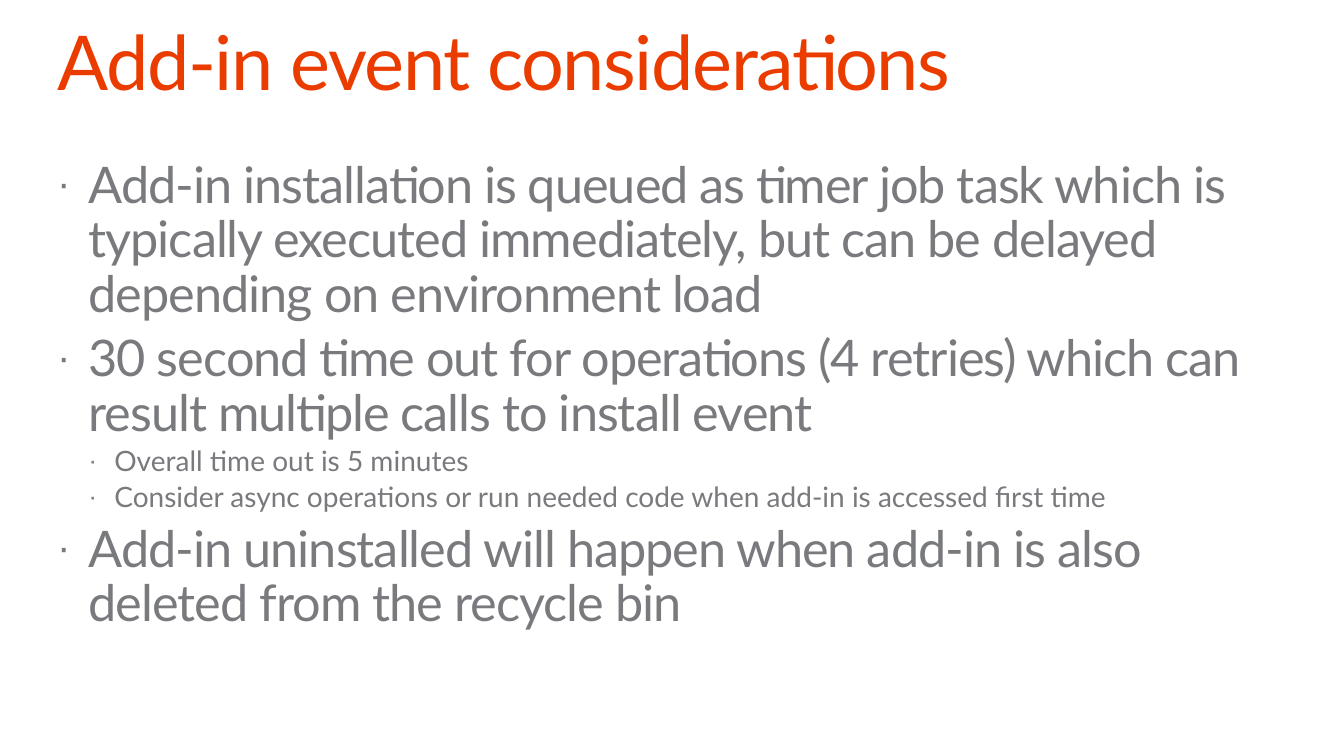
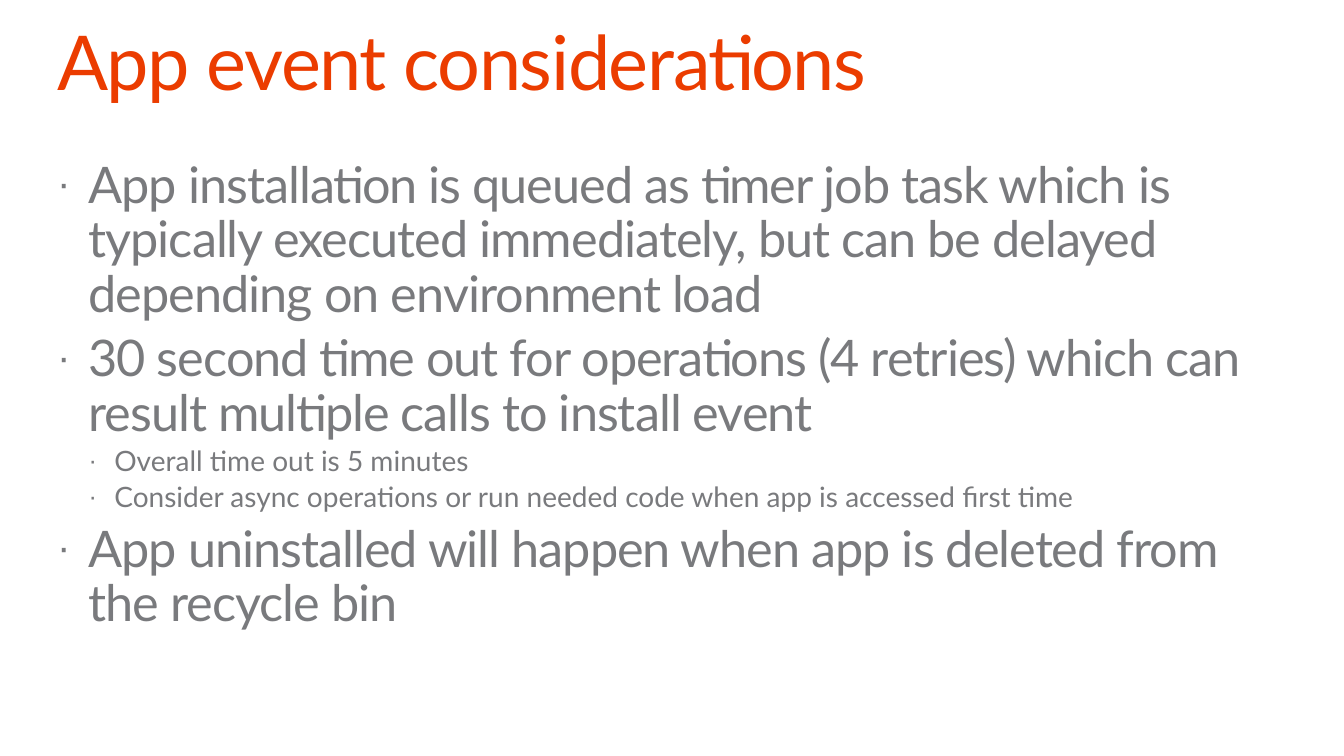
Before and after one commit to OfficeDev/TrainingContent, a slide deck: slide 32 of O3658/05 Using Remote Event Receivers and Remote Timer Jobs/5_RemoteTimersEvents.pptx. Drawn at 1344x756 pixels with LibreOffice and Linux fonts; fonts in the diff are those of the drawing; background and template pictures are left out. Boxes give left, top, right and bottom in pixels: in the first picture for what was removed or moved away, otherwise in the second. Text is boxed around its words. In the diff, an @@ line names an element or a change of style, - is before the commit and + after.

```diff
--- a/O3658/05 Using Remote Event Receivers and Remote Timer Jobs/5_RemoteTimersEvents.pptx
+++ b/O3658/05 Using Remote Event Receivers and Remote Timer Jobs/5_RemoteTimersEvents.pptx
@@ title at (x1=57, y1=34, x2=867, y2=103): text changed @@
-Add-in event considerations
+App event considerations
@@ text at (x1=89, y1=166, x2=1171, y2=320): text changed @@
-· Add-in installation is queued as timer job task which is typically executed immediately, but can be delayed depending on environment load
+· App installation is queued as timer job task which is typically executed immediately, but can be delayed depending on environment load
@@ text at (x1=89, y1=486, x2=1219, y2=630): text changed @@
-  · Consider async operations or run needed code when add-in is accessed first time
-· Add-in uninstalled will happen when add-in is also deleted from the recycle bin
+  · Consider async operations or run needed code when app is accessed first time
+· App uninstalled will happen when app is deleted from the recycle bin
```
Also in this commit, not shown: 18 other slides changed, 1 slide added, 1 slide removed, 1 other file.
